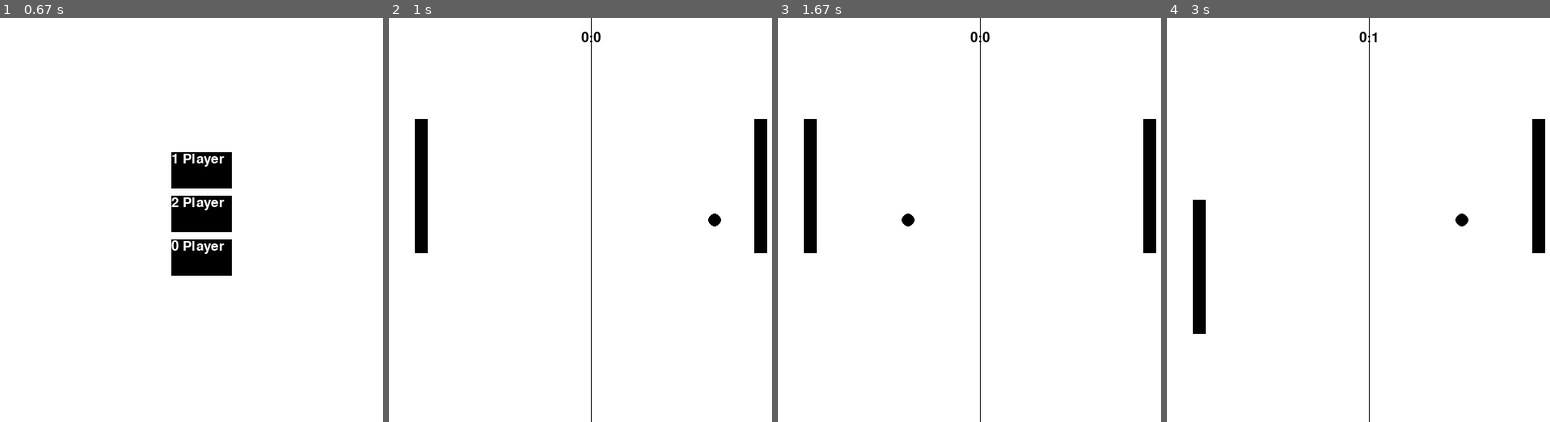
Above: before the commit, frames 1-4 (left to right).
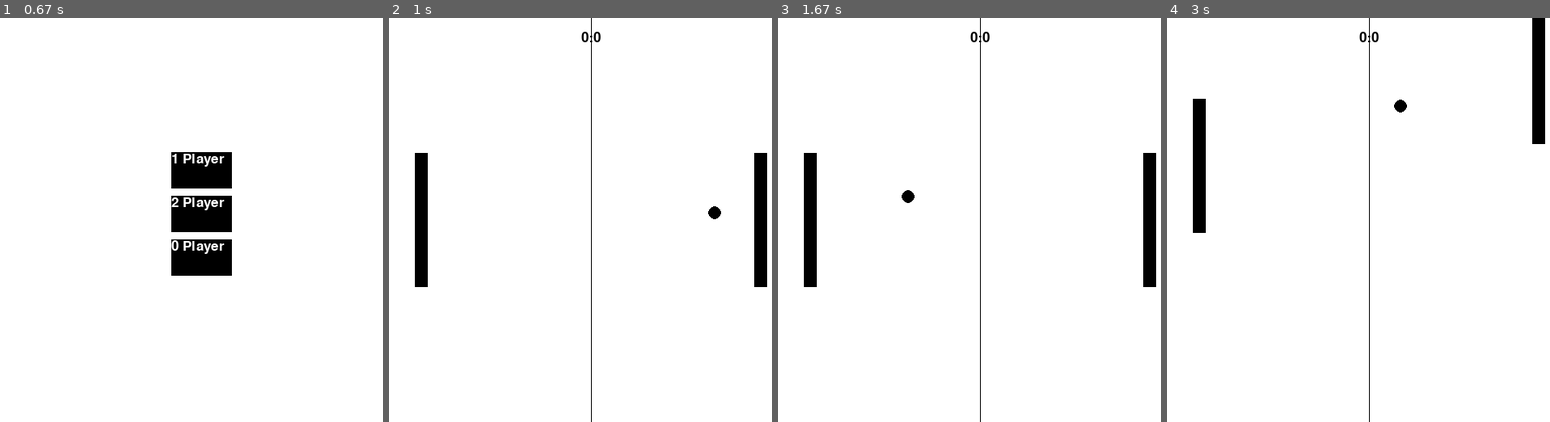
Above: after the commit, the same moments.

Repository: Chazz22/PygameTests
Game: pygame game, started from Pong.py
Same seed, same stepped clock (60 frames per second), same inputs: the game is played once before the commit and once after it.
Inputs:
- Up to frame 1 (0.67 s): click "Play" at 0.38 s
- Up to frame 2 (1 s): click "1 Player" at 0.72 s
- Up to frame 3 (1.67 s): tap S at 1 s; tap W at 1.33 s
- Up to frame 4 (3 s): tap S at 2.67 s

Frame 1 is identical in both runs. In frame 2, 1.2% of the frame differs, in the area x 6-99%, y 25-67%; in frame 3, 1.3%; in frame 4, 3.6%, in the area x 6-99%, y 0-79%.

Commit message:
Top Down

Diff:
--- a/Pong.py
+++ b/Pong.py
@@ -70,7 +70,8 @@
         self.y -= int(math.sin(self.angle) * self.speed)
 
     def reset(self):
-        ball_range = [2 * math.pi, math.pi]
+        ball_range = [2 * math.pi + random.choice([random.uniform(0.1, 0.2), random.uniform(-0.1, -0.2)]),
+                      math.pi + random.choice([random.uniform(0.1, 0.2), random.uniform(-0.1, -0.2)])]
         self.x = self.origin_x
         self.y = self.origin_y
         self.angle = random.choice(ball_range)
@@ -116,7 +117,8 @@
 
     def __init__(self, main):
         self.main = main
-        self.buttons = ([Button(self.main, 'Play', display_size // 2 - button_width / 2, display_size // 2 - button_height)])
+        self.buttons = ([Button(self.main, 'Play', display_size // 2 - button_width / 2,
+                                display_size // 2 - button_height)])
         BaseMenu.__init__(self, main, self.buttons)
 
 
@@ -215,8 +217,9 @@
 
         self.main_menu.enabled = True
 
-        self.player1 = Paddle(self.game_display, ball_size * 2, display_size // 4, 0, paddle_speed)
-        self.player2 = Paddle(self.game_display, display_size - (ball_size * 3), display_size // 4, 0, paddle_speed)
+        self.player1 = Paddle(self.game_display, ball_size * 2, display_size // 2 - paddle_height // 2, 0, paddle_speed)
+        self.player2 = Paddle(self.game_display, display_size - (ball_size * 3),
+                              display_size // 2 - paddle_height // 2, 0, paddle_speed)
 
         self.ball = Ball(self.game_display, display_size // 2, display_size // 2
                          , 0, ball_speed)
@@ -321,11 +324,13 @@
 
             # Ball collision with paddles
             # For x coords, must use math.pi - angle to shift for cos
-            if self.player1.x <= self.ball.x <= self.player1.x + ball_size and self.player1.y <= self.ball.y <= self.player1.y + paddle_height:
+            if self.player1.x <= self.ball.x <= self.player1.x + ball_size\
+                    and self.player1.y <= self.ball.y <= self.player1.y + paddle_height:
                 self.ball.angle = math.pi - self.ball.angle - (self.player1.angle / 10)
                 self.ball.x = 2 * (self.player1.x + ball_size) - self.ball.x
                 self.pongblip.play()
-            if self.player2.x <= self.ball.x <= self.player2.x + ball_size and self.player2.y <= self.ball.y <= self.player2.y + paddle_height:
+            if self.player2.x <= self.ball.x <= self.player2.x + ball_size\
+                    and self.player2.y <= self.ball.y <= self.player2.y + paddle_height:
                 self.ball.angle = math.pi - self.ball.angle - (self.player2.angle / 10)
                 self.ball.x = 2 * self.player2.x - self.ball.x
                 self.pongblip.play()
--- /dev/null
+++ b/Resources/TopDown.py
@@ -0,0 +1,29 @@
+__author__ = 'jono'
+
+player_radius = 10
+display_height = 600
+display_width = 800
+
+import pygame
+
+class Entity(object):
+
+    def __init__(self, color, hp):
+        # My b
+        self.color = color
+        self.hp = hp
+
+    def alive(self):
+        return self.hp > 0
+
+    def draw(self):
+
+
+
+class Main:
+
+    def __init__(self):
+
+
+
+    def game_loop(self):
